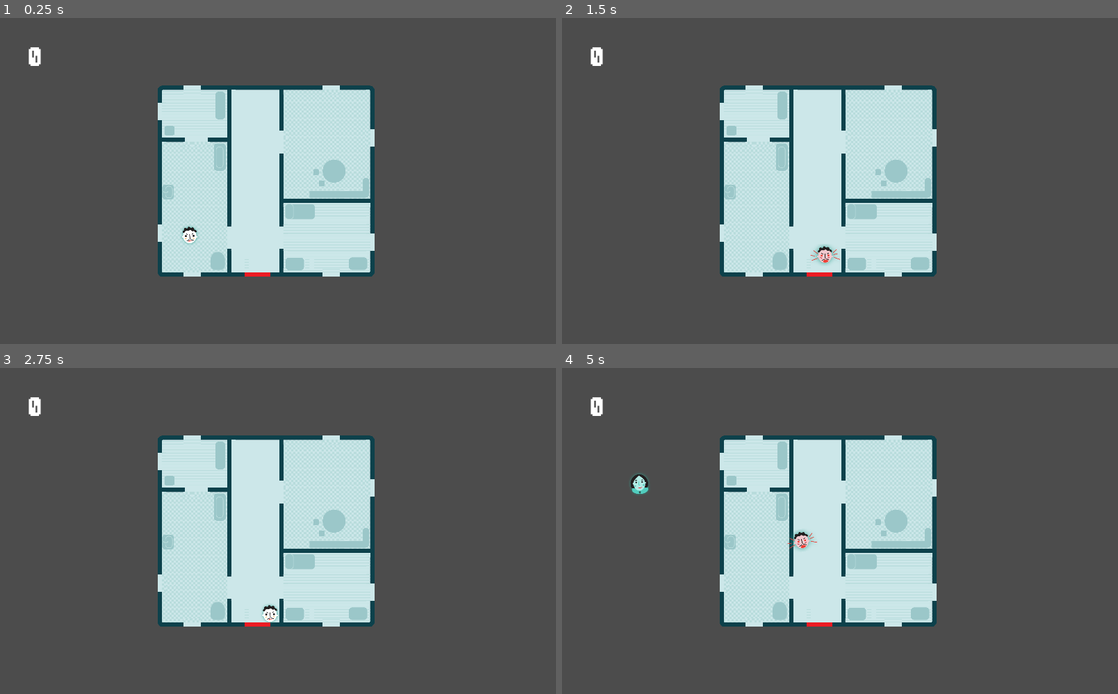
Above: before the commit, frames 1-4 (two rows, left to right).
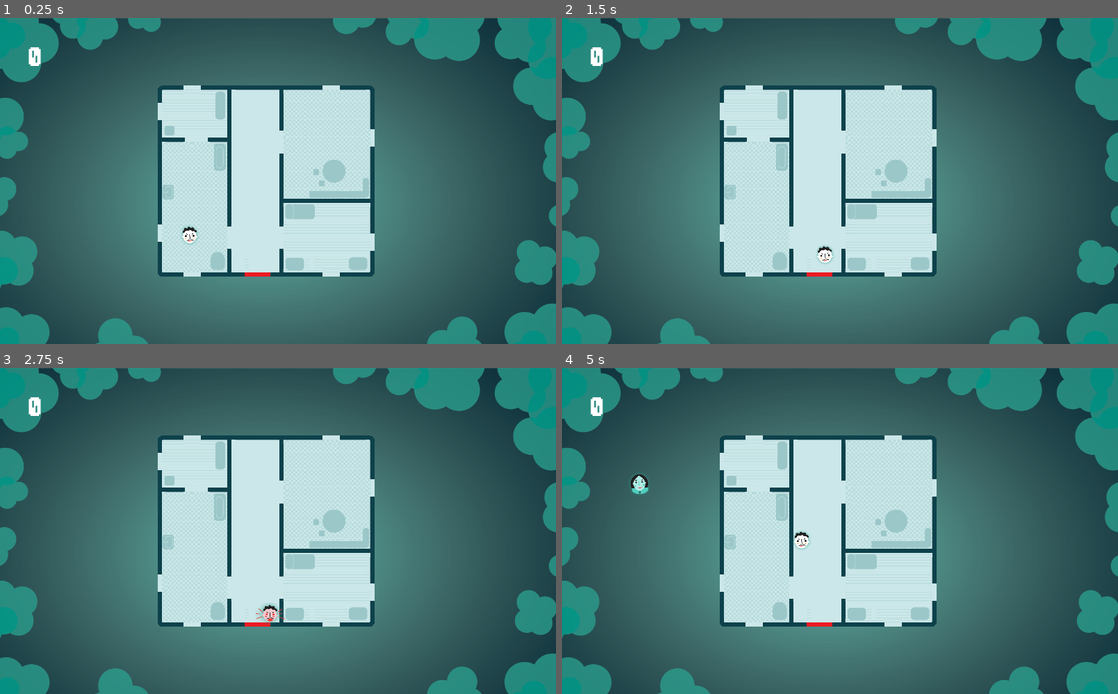
Above: after the commit, the same moments.

Repository: movchan74/PeaceAndPrivacy
Game: Godot game, scene res://levels/Main.tscn
Same seed, same stepped clock (60 frames per second), same inputs: the game is played once before the commit and once after it. The engine's default icon, where the game draws it, is replaced by a stand-in: a white triangle on a blue panel in a dark square.
Inputs:
- Up to frame 1 (0.25 s): no input
- Up to frame 2 (1.5 s): tap Enter at 0.5 s; hold Right (ui_right) 0.53-1.28 s; tap Z (shout, bound only after the commit) at 0.6 s; tap Space (ui_select) at 0.77, 1.07 s; tap X (throw, bound only after the commit) at 0.8, 1.35 s; hold Down (ui_down) from 1.28 s (still down)
- Up to frame 3 (2.75 s): tap Space (ui_select) at 1.52, 1.55, 1.82, 2, 2.1 s; release Down (ui_down) at 2.03 s; hold Right (ui_right) from 2.03 s (still down); tap Z (shout, bound only after the commit) at 2.3 s
- Up to frame 4 (5 s): release Right (ui_right) at 2.78 s; hold Up (ui_up) 2.78-3.53 s; tap Z (shout, bound only after the commit) at 2.85, 4.35 s; tap Space (ui_select) at 3.02, 3.32, 3.77, 3.8, 4.07, 4.52, 4.82 s; tap X (throw, bound only after the commit) at 3.05, 3.6 s; hold Left (ui_left) from 3.53 s (still down); tap Escape (ui_cancel) at 4.15 s

The runs differ from the first frame. In frame 1, 65% of the frame differs, in the area x 0-100%, y 0-100%; in frame 2, 65%; in frame 3, 65%; in frame 4, 65%.

Commit message:
Added background and new key mapping

Diff:
--- a/levels/Main.tscn
+++ b/levels/Main.tscn
@@ -1,21 +1,29 @@
-[gd_scene load_steps=20 format=2]
+[gd_scene load_steps=23 format=2]
 
 [ext_resource path="res://levels/Main.gd" type="Script" id=1]
 [ext_resource path="res://scenes/Visitor.tscn" type="PackedScene" id=2]
-[ext_resource path="res://TileSet.tres" type="TileSet" id=3]
-[ext_resource path="res://scenes/WindowArea.tscn" type="PackedScene" id=4]
-[ext_resource path="res://scenes/Furniture1.tscn" type="PackedScene" id=5]
-[ext_resource path="res://scenes/Furniture2.tscn" type="PackedScene" id=6]
-[ext_resource path="res://scenes/Furniture4.tscn" type="PackedScene" id=7]
-[ext_resource path="res://scenes/Furniture7.tscn" type="PackedScene" id=8]
-[ext_resource path="res://scenes/Furniture3.tscn" type="PackedScene" id=9]
-[ext_resource path="res://scenes/Furniture8.tscn" type="PackedScene" id=10]
-[ext_resource path="res://scenes/Furniture5.tscn" type="PackedScene" id=11]
-[ext_resource path="res://scenes/Furniture6.tscn" type="PackedScene" id=12]
-[ext_resource path="res://scenes/Player.tscn" type="PackedScene" id=13]
-[ext_resource path="res://scenes/HUD.tscn" type="PackedScene" id=14]
-[ext_resource path="res://audio/Sci_Fi_Swamp_Chase.wav" type="AudioStream" id=15]
-[ext_resource path="res://audio/old-fashioned-door-bell-daniel_simon.wav" type="AudioStream" id=16]
+[ext_resource path="res://images/background.png" type="Texture" id=3]
+[ext_resource path="res://images/background_trees.png" type="Texture" id=4]
+[ext_resource path="res://TileSet.tres" type="TileSet" id=5]
+[ext_resource path="res://scenes/WindowArea.tscn" type="PackedScene" id=6]
+[ext_resource path="res://scenes/Furniture1.tscn" type="PackedScene" id=7]
+[ext_resource path="res://scenes/Furniture2.tscn" type="PackedScene" id=8]
+[ext_resource path="res://scenes/Furniture4.tscn" type="PackedScene" id=9]
+[ext_resource path="res://scenes/Furniture7.tscn" type="PackedScene" id=10]
+[ext_resource path="res://scenes/Furniture3.tscn" type="PackedScene" id=11]
+[ext_resource path="res://scenes/Furniture8.tscn" type="PackedScene" id=12]
+[ext_resource path="res://scenes/Furniture5.tscn" type="PackedScene" id=13]
+[ext_resource path="res://scenes/Furniture6.tscn" type="PackedScene" id=14]
+[ext_resource path="res://scenes/Player.tscn" type="PackedScene" id=15]
+[ext_resource path="res://scenes/HUD.tscn" type="PackedScene" id=16]
+[ext_resource path="res://audio/Sci_Fi_Swamp_Chase.wav" type="AudioStream" id=17]
+[ext_resource path="res://audio/old-fashioned-door-bell-daniel_simon.wav" type="AudioStream" id=18]
+
+[sub_resource type="CanvasItemMaterial" id=4]
+
+render_priority = 0
+blend_mode = 0
+light_mode = 0
 
 [sub_resource type="RectangleShape2D" id=1]
 
@@ -40,12 +48,32 @@
 script = ExtResource( 1 )
 Visitor = ExtResource( 2 )
 
-[node name="TileMap" type="TileMap" parent="." index="0"]
+[node name="background" type="Sprite" parent="." index="0"]
+
+position = Vector2( -10, 0 )
+scale = Vector2( 0.7, 0.7 )
+texture = ExtResource( 3 )
+centered = false
+_sections_unfolded = [ "Offset", "Transform" ]
+
+[node name="Visitors" type="Node2D" parent="." index="1"]
+
+[node name="background-trees" type="Sprite" parent="." index="2"]
+
+self_modulate = Color( 1, 1, 1, 0.784549 )
+material = SubResource( 4 )
+position = Vector2( -10, 0 )
+scale = Vector2( 0.7, 0.7 )
+texture = ExtResource( 4 )
+centered = false
+_sections_unfolded = [ "Material", "Offset", "Transform", "Visibility" ]
+
+[node name="TileMap" type="TileMap" parent="." index="3"]
 
 position = Vector2( 1250, 76.3141 )
 scale = Vector2( 0.5, 0.5 )
 mode = 0
-tile_set = ExtResource( 3 )
+tile_set = ExtResource( 5 )
 cell_size = Vector2( 32, 32 )
 cell_quadrant_size = 16
 cell_custom_transform = Transform2D( 1, 0, 0, 1, 0, 0 )
@@ -65,117 +93,117 @@
 
 [node name="WindowAreas" type="Node" parent="TileMap" index="0"]
 
-[node name="WindowArea" parent="TileMap" index="1" instance=ExtResource( 4 )]
+[node name="WindowArea" parent="TileMap" index="1" instance=ExtResource( 6 )]
 
 position = Vector2( -1105.64, 286.991 )
 
-[node name="WindowArea4" parent="TileMap" index="2" instance=ExtResource( 4 )]
+[node name="WindowArea4" parent="TileMap" index="2" instance=ExtResource( 6 )]
 
 position = Vector2( -1106.96, 670.639 )
 
-[node name="WindowArea2" parent="TileMap" index="3" instance=ExtResource( 4 )]
+[node name="WindowArea2" parent="TileMap" index="3" instance=ExtResource( 6 )]
 
 position = Vector2( -1281.92, 815.324 )
 rotation = 0.0
 
-[node name="WindowArea3" parent="TileMap" index="4" instance=ExtResource( 4 )]
+[node name="WindowArea3" parent="TileMap" index="4" instance=ExtResource( 6 )]
 
 position = Vector2( -1795.3, 815.198 )
 rotation = 0.0
 
-[node name="WindowArea5" parent="TileMap" index="5" instance=ExtResource( 4 )]
+[node name="WindowArea5" parent="TileMap" index="5" instance=ExtResource( 6 )]
 
 position = Vector2( -1935.83, 639.171 )
 rotation = 1.5708
 
-[node name="WindowArea6" parent="TileMap" index="6" instance=ExtResource( 4 )]
+[node name="WindowArea6" parent="TileMap" index="6" instance=ExtResource( 6 )]
 
 position = Vector2( -2953.04, 844.773 )
 rotation = 1.5708
 
-[node name="WindowArea7" parent="TileMap" index="7" instance=ExtResource( 4 )]
+[node name="WindowArea7" parent="TileMap" index="7" instance=ExtResource( 6 )]
 
 position = Vector2( -1934.71, 191.471 )
 rotation = 1.5708
 
-[node name="WindowArea8" parent="TileMap" index="8" instance=ExtResource( 4 )]
+[node name="WindowArea8" parent="TileMap" index="8" instance=ExtResource( 6 )]
 
 position = Vector2( -1790.59, 80.1322 )
 rotation = 3.14159
 
-[node name="WindowArea9" parent="TileMap" index="9" instance=ExtResource( 4 )]
+[node name="WindowArea9" parent="TileMap" index="9" instance=ExtResource( 6 )]
 
 position = Vector2( -1279.29, 78.9794 )
 rotation = 3.14159
 
-[node name="Furniture" parent="TileMap" index="10" instance=ExtResource( 5 )]
+[node name="Furniture" parent="TileMap" index="10" instance=ExtResource( 7 )]
 
 position = Vector2( -1688.62, 169.522 )
 rotation = 1.5708
 
-[node name="Furniture2" parent="TileMap" index="11" instance=ExtResource( 5 )]
+[node name="Furniture2" parent="TileMap" index="11" instance=ExtResource( 7 )]
 
 position = Vector2( -1875.79, 262.135 )
 rotation = 1.5708
 scale = Vector2( 0.341569, 1 )
 
-[node name="Furniture3" parent="TileMap" index="12" instance=ExtResource( 6 )]
+[node name="Furniture3" parent="TileMap" index="12" instance=ExtResource( 8 )]
 
 position = Vector2( -1881.01, 488.268 )
 
-[node name="Furniture5" parent="TileMap" index="13" instance=ExtResource( 7 )]
+[node name="Furniture5" parent="TileMap" index="13" instance=ExtResource( 9 )]
 
 position = Vector2( -1697.79, 742.047 )
 scale = Vector2( 1.48462, 1.55514 )
 
-[node name="Furniture9" parent="TileMap" index="14" instance=ExtResource( 8 )]
+[node name="Furniture9" parent="TileMap" index="14" instance=ExtResource( 10 )]
 
 position = Vector2( -1250.04, 472.39 )
 
-[node name="Furniture4" parent="TileMap" index="15" instance=ExtResource( 9 )]
+[node name="Furniture4" parent="TileMap" index="15" instance=ExtResource( 11 )]
 
 position = Vector2( -1690.74, 358.921 )
 rotation = 1.5708
 
-[node name="Furniture10" parent="TileMap" index="16" instance=ExtResource( 10 )]
+[node name="Furniture10" parent="TileMap" index="16" instance=ExtResource( 12 )]
 
 position = Vector2( -1269.36, 411.171 )
 
-[node name="Furniture6" parent="TileMap" index="17" instance=ExtResource( 11 )]
+[node name="Furniture6" parent="TileMap" index="17" instance=ExtResource( 13 )]
 
 position = Vector2( -1395.14, 559.711 )
 
-[node name="Furniture7" parent="TileMap" index="18" instance=ExtResource( 12 )]
+[node name="Furniture7" parent="TileMap" index="18" instance=ExtResource( 14 )]
 
 position = Vector2( -1413.99, 752.049 )
 
-[node name="Furniture11" parent="TileMap" index="19" instance=ExtResource( 12 )]
+[node name="Furniture11" parent="TileMap" index="19" instance=ExtResource( 14 )]
 
 position = Vector2( -1336.05, 414.564 )
 scale = Vector2( 0.311312, 0.470117 )
 
-[node name="Furniture12" parent="TileMap" index="20" instance=ExtResource( 12 )]
+[node name="Furniture12" parent="TileMap" index="20" instance=ExtResource( 14 )]
 
 position = Vector2( -1315.16, 456.188 )
 scale = Vector2( 0.311312, 0.470117 )
 
-[node name="Furniture8" parent="TileMap" index="21" instance=ExtResource( 12 )]
+[node name="Furniture8" parent="TileMap" index="21" instance=ExtResource( 14 )]
 
 position = Vector2( -1180.79, 751.294 )
 
-[node name="Player" parent="." index="1" instance=ExtResource( 13 )]
+[node name="Player" parent="." index="4" instance=ExtResource( 15 )]
 
 position = Vector2( 350, 400 )
 speed = 3
 
-[node name="VisitorSpawnTimer" type="Timer" parent="." index="2"]
+[node name="VisitorSpawnTimer" type="Timer" parent="." index="5"]
 
 process_mode = 1
 wait_time = 3.0
 one_shot = false
 autostart = true
 
-[node name="Door" type="Area2D" parent="." index="3"]
+[node name="Door" type="Area2D" parent="." index="6"]
 
 position = Vector2( 393.061, 484.037 )
 input_pickable = true
@@ -194,7 +222,7 @@
 shape = SubResource( 1 )
 _sections_unfolded = [ "Transform" ]
 
-[node name="VisitorNavigation" type="Navigation2D" parent="." index="4"]
+[node name="VisitorNavigation" type="Navigation2D" parent="." index="7"]
 
 visible = false
 
@@ -204,7 +232,7 @@
 navpoly = SubResource( 2 )
 enabled = true
 
-[node name="VisitorSpawnPath" type="Path2D" parent="." index="5"]
+[node name="VisitorSpawnPath" type="Path2D" parent="." index="8"]
 
 self_modulate = Color( 0.5, 0.6, 1, 0.7 )
 curve = SubResource( 3 )
@@ -221,22 +249,20 @@
 loop = true
 lookahead = 4.0
 
-[node name="HUD" parent="." index="6" instance=ExtResource( 14 )]
-
-[node name="Visitors" type="Node" parent="." index="7"]
-
-[node name="BackgroundMusic" type="AudioStreamPlayer" parent="." index="8"]
-
-stream = ExtResource( 15 )
+[node name="HUD" parent="." index="9" instance=ExtResource( 16 )]
+
+[node name="BackgroundMusic" type="AudioStreamPlayer" parent="." index="10"]
+
+stream = ExtResource( 17 )
 volume_db = 0.0
 pitch_scale = 1.0
 autoplay = true
 mix_target = 0
 bus = "Master"
 
-[node name="DoorBell" type="AudioStreamPlayer" parent="." index="9"]
-
-stream = ExtResource( 16 )
+[node name="DoorBell" type="AudioStreamPlayer" parent="." index="11"]
+
+stream = ExtResource( 18 )
 volume_db = 0.0
 pitch_scale = 1.0
 autoplay = false
--- a/project.godot
+++ b/project.godot
@@ -19,6 +19,13 @@
 window/stretch/mode="2d"
 window/stretch/shrink="1"
 
+[input]
+
+shout=[ Object(InputEventKey,"resource_local_to_scene":false,"resource_name":"","device":0,"alt":false,"shift":false,"control":false,"meta":false,"command":false,"pressed":false,"scancode":90,"unicode":0,"echo":false,"script":null)
+ ]
+throw=[ Object(InputEventKey,"resource_local_to_scene":false,"resource_name":"","device":0,"alt":false,"shift":false,"control":false,"meta":false,"command":false,"pressed":false,"scancode":88,"unicode":0,"echo":false,"script":null)
+ ]
+
 [rendering]
 
 environment/default_environment="res://default_env.tres"
--- a/scripts/Player.gd
+++ b/scripts/Player.gd
@@ -30,7 +30,7 @@
 			$Sprite.play("idle")
 			$Sprite/AnimationPlayer.play("idle")
 
-	if Input.is_action_just_pressed("ui_select"):
+	if Input.is_action_just_pressed("shout"):
 		emit_signal("shout")
 		$Sprite.play("shout")
 		$Sprite/AnimationPlayer.play("shout_wiggle")
--- a/scripts/WindowArea.gd
+++ b/scripts/WindowArea.gd
@@ -9,7 +9,7 @@
 	get_node("/root/Main/Player").connect("shout", self, "_on_Player_shout")
 
 func _process(delta):
-	if is_active and can_throw and Input.is_action_just_pressed("ui_cancel"):
+	if is_active and can_throw and Input.is_action_just_pressed("throw"):
 		print (active_visitors)
 		var min_dist = 100000;
 		var closest_visitor;
Binary file added: images/background.png
Not shown, added: images/background.png.import
Binary file added: images/background_trees.png
Not shown, added: images/background_trees.png.import
